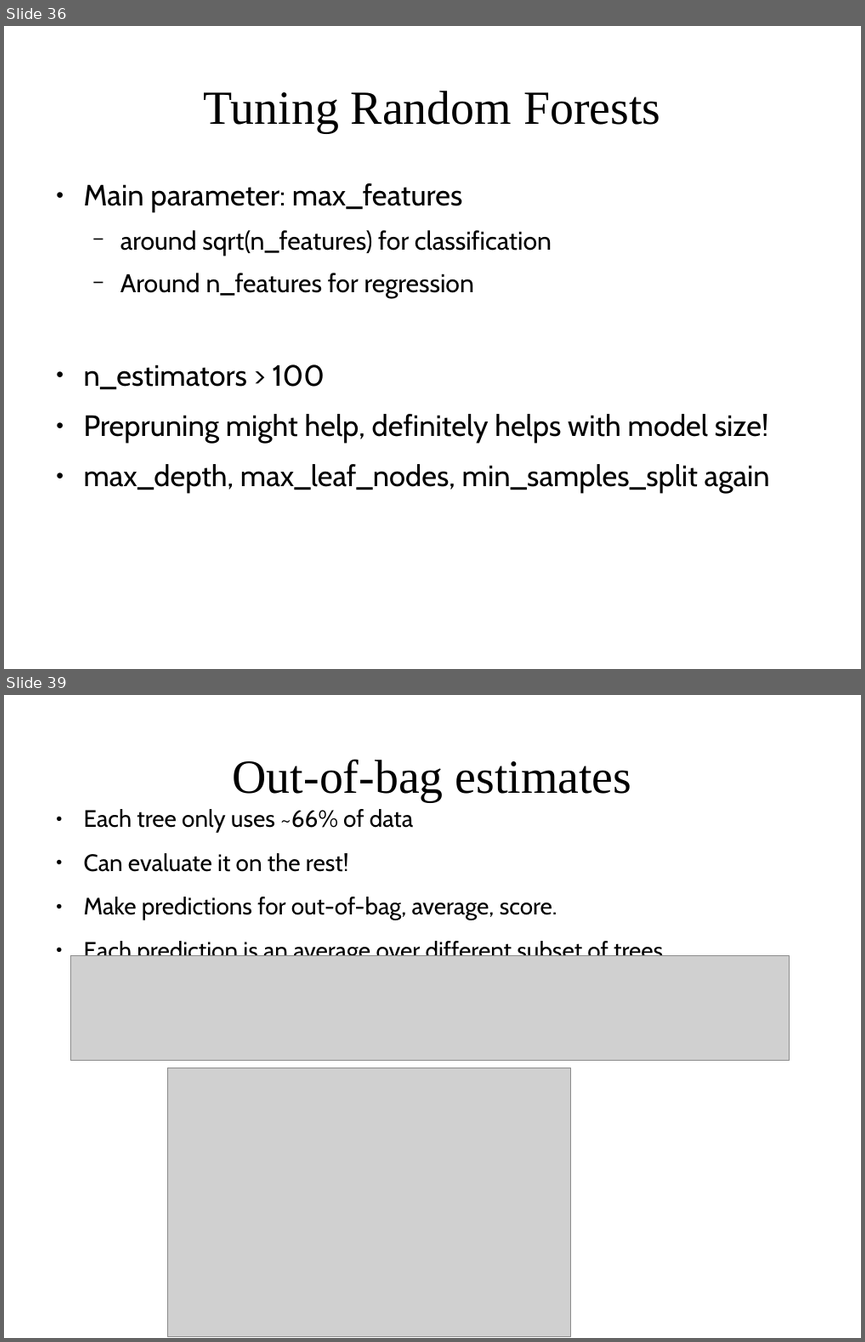
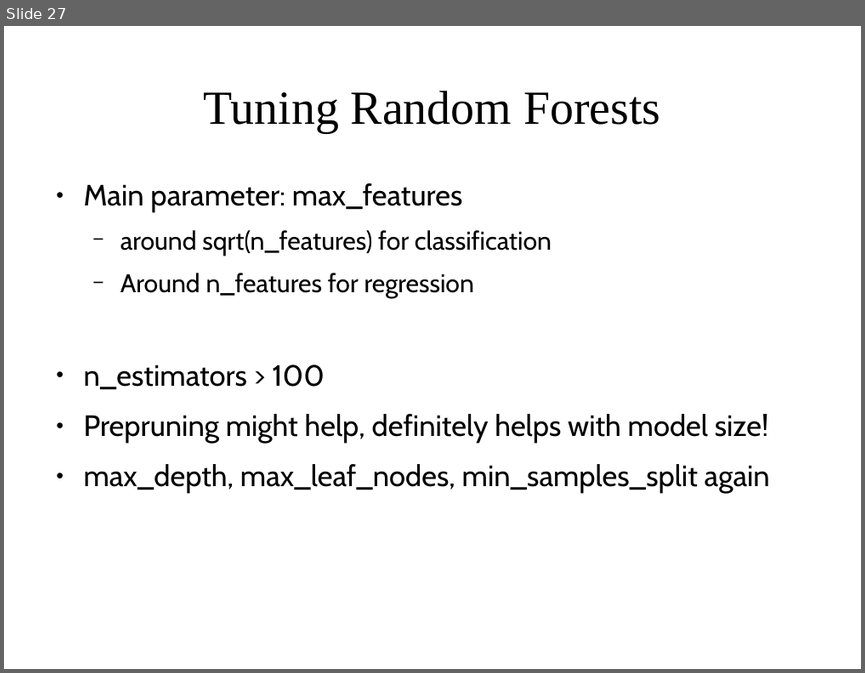
Before and after one commit to DS-BootCamp-DSI-Columbia/AY2017-2018-Winter-Collaboratory, a slide deck: Bootcamp-materials/slides/day3-trees-and-forests.odp. Shown one above the other, each under a label of ours: slides 36 and 39 before the commit, slide 27 after it; the slides between them are not shown. The pictures are 865x1342 and 865x673 pixels, drawn with LibreOffice and Linux fonts; fonts in the diff are those of the drawing; grey boxes stand for pictures. Boxes give left, top, right and bottom in pixels: in the first picture for what was removed or moved away, otherwise in the second. Text is boxed around its words. In the diff, an @@ line names an element or a change of style, - is before the commit and + after.

```diff
--- a/Bootcamp-materials/slides/day3-trees-and-forests.odp
+++ b/Bootcamp-materials/slides/day3-trees-and-forests.odp
@@ slide 39 removed at (4, 695, 861, 1338), background #FFFFFF @@
@@ title removed at (233, 759, 632, 802) @@
-Out-of-bag estimates
@@ text removed at (84, 809, 663, 956) @@
-● Each tree only uses ~66% of data
-● Can evaluate it on the rest!
-● Make predictions for out-of-bag, average, score.
-● Each prediction is an average over different subset of trees
@@ picture removed at (71, 956, 789, 1061) @@
@@ picture removed at (167, 1068, 571, 1337) @@
@@ what was slide 36 is now slide 27 @@
```
Also in this commit, not shown: 2 slides changed, 11 other slides removed, 2 other files.
